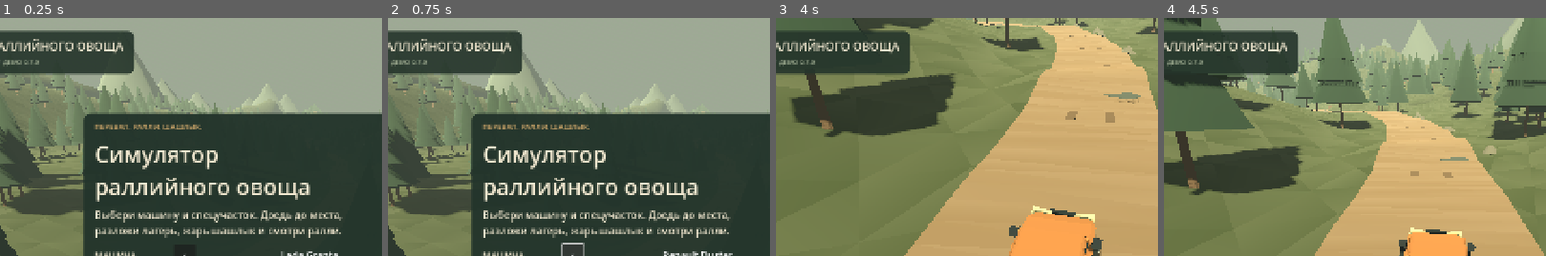
Above: before the commit, frames 1-4 (left to right).
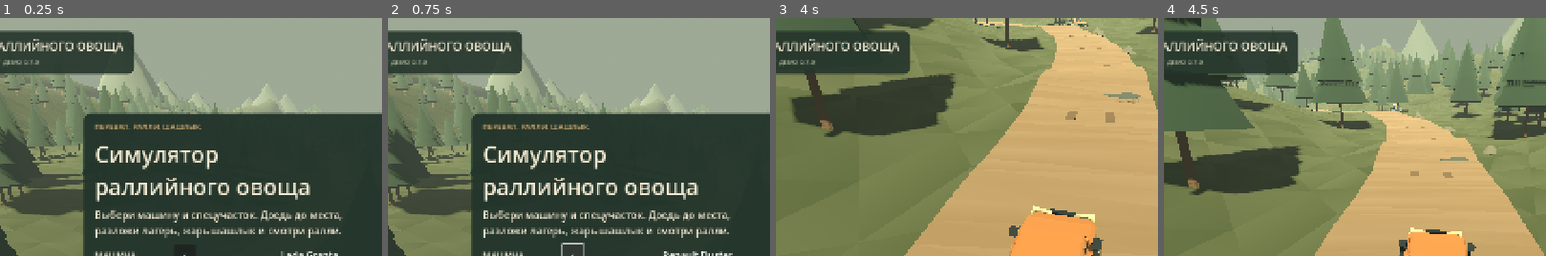
Above: after the commit, the same moments.

Repository: DaniilSmirnov/rfm-simulator
Game: Godot game, scene res://main.tscn
Same seed, same stepped clock (60 frames per second), same inputs: the game is played once before the commit and once after it.
Inputs (mouse positions are % of the whole screen's width and height, from its top left):
- Up to frame 1 (0.25 s): no input
- Up to frame 2 (0.75 s): click "‹" at 0.5 s
- Up to frame 3 (4 s): click "›" at 1.25 s; click "‹" at 2 s; click "›" at 2.75 s; click "ПОЕХАЛИ" at 3.5 s
- Up to frame 4 (4.5 s): tap Enter (placement_confirm) at 4.25 s; move the mouse to (55, 50) at 4.27 s; hold W (forward) from 4.28 s (still down); hold B (beer) from 4.28 s (still down)
The pictures show only the part of the screen within x 15-65%, y 0-50%; the shares and areas given below are measured in that part.

The runs differ from the first frame. In frame 3, 0.1% of the frame differs, in the area x 76-82%, y 0-4%; in frame 4, less than 0.1%.

Commit message:
Populate rally stages with parked spectator NPC camps and shared animations

Diff:
--- a/game/scripts/game.gd
+++ b/game/scripts/game.gd
@@ -2,6 +2,8 @@
 
 const Props = preload("res://scripts/props.gd")
 const Stage = preload("res://scripts/stage.gd")
+const Spectators = preload("res://scripts/spectators.gd")
+var spectators: Node3D
 const MiniMap = preload("res://scripts/minimap.gd")
 var stage: RallyStage
 var selected_stage = 0
@@ -51,6 +53,8 @@
 	return personal_chairs.has(chair_owner())
 
 func valid_furniture_spot(spot: Vector3, kind: String, ignored_owner: String = "") -> bool:
+	if spectators != null and spectators.occupied(spot):
+		return false
 	if stage.road_distance(spot) < 6.0:
 		return false
 	if stage.obstacle_hit(spot, spot, 0.8) >= 0:
@@ -243,6 +247,10 @@
 	add_child(stage)
 	stage.build()
 	_build_environment()
+	spectators = Spectators.new()
+	spectators.game = self
+	add_child(spectators)
+	spectators.rebuild()
 	car = Props.player_car(0)
 	add_child(car)
 	car.position = stage.at(12)
@@ -599,6 +607,7 @@
 	_update_eating(delta)
 	_update_camera(delta)
 	_update_placement()
+	spectators.update(elapsed, delta, room.connected and not room.is_host)
 	if not room.connected or room.is_host:
 		_update_racers(delta)
 		_update_stones(delta)
@@ -700,6 +709,10 @@
 	var people = []
 	if not driving:
 		cars.append(car.position)
+	for group in spectators.groups:
+		cars.append(group.car.position)
+	for person in spectators.people:
+		cars.append(person.avatar.position) # Solid spectators without affecting player-owned chair counts.
 	for racer in racers:
 		cars.append(racer.node.position)
 	for peer in room.peers.values():
@@ -986,6 +999,7 @@
 	stage = Stage.new(variant)
 	add_child(stage)
 	stage.build()
+	spectators.rebuild()
 	world_environment.free()
 	sunlight.free()
 	_build_environment()
--- /dev/null
+++ b/game/scripts/spectators.gd
@@ -0,0 +1,115 @@
+extends Node3D
+# Fixed camps and a shared timeline make NPCs identical for late-joining clients.
+const Props = preload("res://scripts/props.gd")
+var game: Node3D
+var groups: Array[Dictionary] = []
+var people: Array[Dictionary] = []
+var clock = 0.0
+
+func rebuild() -> void:
+	for child in get_children():
+		child.free()
+	groups.clear()
+	people.clear()
+	clock = 0.0
+	var stage = game.stage
+	for i in range(stage.clearings.size()):
+		var clearing = stage.clearings[i]
+		var s = stage.road_s(clearing)
+		var outward = (clearing - stage.at(s)).normalized()
+		outward.y = 0
+		outward = outward.normalized()
+		var center = clearing + (stage.direction(s) * 7.0 if stage.urban else outward * 6.0)
+		_add_group(center, s, i, 2)
+	# The shoulder is already free of trees; leave the driving lane unobstructed.
+	for i in range(4):
+		var s = 85.0 + i * 190.0
+		if stage.urban:
+			continue # City spectators use the existing street parking areas.
+		var center = stage.at(s) + stage.side(s) * (7.2 if i % 2 == 0 else -7.2)
+		_add_group(center, s, i + 4, 1)
+	update(clock, 0.0, false)
+
+func grounded(pos: Vector3) -> Vector3:
+	pos.y = game.stage.ground(pos)
+	return pos
+
+func _add_group(center: Vector3, s: float, id: int, count: int) -> void:
+	center = grounded(center)
+	var forward = game.stage.direction(s)
+	var yaw = atan2(-forward.x, -forward.z)
+	var car = Props.player_car((id * 3 + game.stage.variant) % Props.PLAYER_MODELS.size())
+	add_child(car)
+	car.position = grounded(center + forward * 3.2)
+	car.rotation.y = yaw
+	var table = Node3D.new()
+	add_child(table)
+	Props.table(table)
+	table.position = center
+	table.rotation.y = yaw
+	var grill = Props.grill(self)
+	grill.position = grounded(center - forward * 2.4)
+	grill.rotation.y = yaw
+	groups.append({"car": car, "table": table, "grill": grill})
+	for j in range(count):
+		var variant = (id + j + game.stage.variant) % Props.SPECTATOR_MODELS.size()
+		var avatar = Props.player_avatar(variant)
+		add_child(avatar)
+		var offset = Vector3(-1.5, 0, 0.4 + j * 1.6).rotated(Vector3.UP, yaw)
+		avatar.position = grounded(center + offset)
+		var toward_road = game.stage.at(s) - avatar.position
+		avatar.rotation.y = atan2(-toward_road.x, -toward_road.z)
+		var chair = Node3D.new()
+		add_child(chair)
+		Props.chair(chair, Vector3.ZERO)
+		chair.position = grounded(avatar.position + forward * 0.85)
+		chair.rotation.y = avatar.rotation.y
+		var arm = avatar.get_node("RightArm")
+		people.append({"id": id * 2 + j, "avatar": avatar, "arm": arm, "can": arm.get_node("BeerCan"), "food": arm.get_node("Skewer"), "action": "idle", "time": -1.0})
+
+func activity(id: int, time: float) -> Dictionary:
+	var period = 15.0 + float((id * 7) % 11)
+	var shifted = maxf(0.0, time) + float((id * 13) % 19)
+	var cycle = int(floor(shifted / period))
+	var phase = fmod(shifted, period)
+	var choice = posmod(id * 31 + cycle * 17 + game.stage.variant * 11, 5)
+	var action = "beer" if choice < 2 else ("eat" if choice < 4 else "idle")
+	var duration = 3.3 if action == "beer" else 3.6
+	if action == "idle" or phase >= duration:
+		return {"action": "idle", "time": -1.0}
+	return {"action": action, "time": phase}
+
+func update(world_time: float, delta: float, guest: bool) -> void:
+	if guest:
+		clock += delta
+		if absf(clock - world_time) > 0.35:
+			clock = world_time
+	else:
+		clock = world_time
+	for person in people:
+		var pose = activity(person.id, clock)
+		person.action = pose.action
+		person.time = pose.time
+		person.can.visible = pose.action == "beer"
+		person.food.visible = pose.action == "eat"
+		person.arm.rotation = Vector3.ZERO
+		if pose.action == "eat":
+			var lift = Props.food_lift(pose.time)
+			person.arm.rotation.x = lerpf(0.25, 2.3, lift)
+			person.arm.rotation.z = -0.45 * lift
+			person.food.rotation.x = -lift
+			Props.pose_skewer(person.food, pose.time)
+		elif pose.action == "beer":
+			var lift = smoothstep(0.8, 1.25, pose.time) * (1.0 - smoothstep(2.5, 3.3, pose.time))
+			person.arm.rotation.x = lerpf(0.5, 1.6, lift)
+			person.can.rotation.x = 0.35 * lift
+		person.avatar.get_node("Head").rotation.y = sin(clock * 0.35 + person.id) * 0.08
+
+func occupied(spot: Vector3) -> bool:
+	for group in groups:
+		if spot.distance_to(group.car.position) < 2.3 or spot.distance_to(group.table.position) < 1.5 or spot.distance_to(group.grill.position) < 1.2:
+			return true
+	for person in people:
+		if spot.distance_to(person.avatar.position) < 0.8:
+			return true
+	return false
--- /dev/null
+++ b/game/tests/test_spectators.gd
@@ -0,0 +1,60 @@
+extends SceneTree
+var failures = 0
+func check(ok: bool, title: String) -> void:
+	if ok:
+		print("PASS: " + title)
+	else:
+		failures += 1
+		push_error(title)
+func _initialize() -> void:
+	call_deferred("run")
+func run() -> void:
+	var game = load("res://main.tscn").instantiate()
+	root.add_child(game)
+	await process_frame
+	game.set_process(false)
+	game.room.set_process(false)
+	for variant in range(3):
+		game.select_stage(variant)
+		var crowd = game.spectators
+		check(crowd.groups.size() == (4 if variant == 2 else 8), "NPC camps populate stage %d" % variant)
+		check(crowd.people.size() == (8 if variant == 2 else 12), "NPC spectators populate stage %d" % variant)
+		var clear_road = true
+		var grounded = true
+		for group in crowd.groups:
+			clear_road = clear_road and game.stage.road_distance(group.car.position) > 4.6
+			grounded = grounded and absf(group.car.position.y - game.stage.ground(group.car.position)) < 0.01
+		check(clear_road and grounded, "parked NPC cars leave the road open and rest on terrain")
+		var actions = {}
+		var props_match = true
+		for time in range(90):
+			crowd.update(float(time), 0.0, false)
+			for person in crowd.people:
+				actions[person.action] = true
+				props_match = props_match and person.can.visible == (person.action == "beer") and person.food.visible == (person.action == "eat")
+		check(props_match, "NPC props match activity")
+		check(actions.has("beer") and actions.has("eat") and actions.has("idle"), "NPCs alternate between watching, drinking and eating")
+		var second = load("res://scripts/spectators.gd").new()
+		second.game = game
+		game.add_child(second)
+		second.rebuild()
+		crowd.update(91.5, 0.0, false)
+		second.update(91.5, 0.0, false)
+		var same = second.people.size() == crowd.people.size()
+		for i in range(crowd.people.size()):
+			same = same and second.people[i].avatar.position == crowd.people[i].avatar.position and second.people[i].action == crowd.people[i].action and second.people[i].time == crowd.people[i].time
+		check(same, "late join reconstructs identical NPC positions and animation phase")
+		second.free()
+		check(game.personal_chairs.is_empty() and game.camp == null and not game.has_chairs, "NPC furniture never counts as a player's camp or chair")
+		var previous = crowd.clock
+		game.playing = true
+		game.paused = true
+		game._process(0.5)
+		check(crowd.clock == previous, "paused game freezes NPC animations")
+		game.paused = false
+		game.playing = false
+	await game._shutdown_audio()
+	game.queue_free()
+	await process_frame
+	print("NPC RESULT: %d failures" % failures)
+	quit(1 if failures else 0)
Not shown, changed: scripts/test-game.mjs
